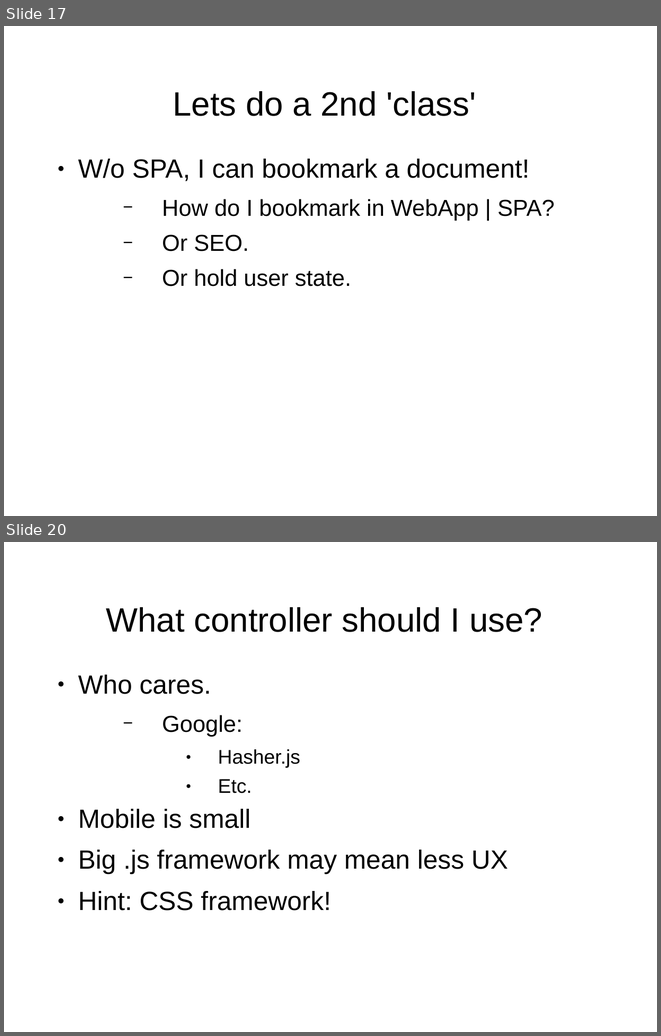
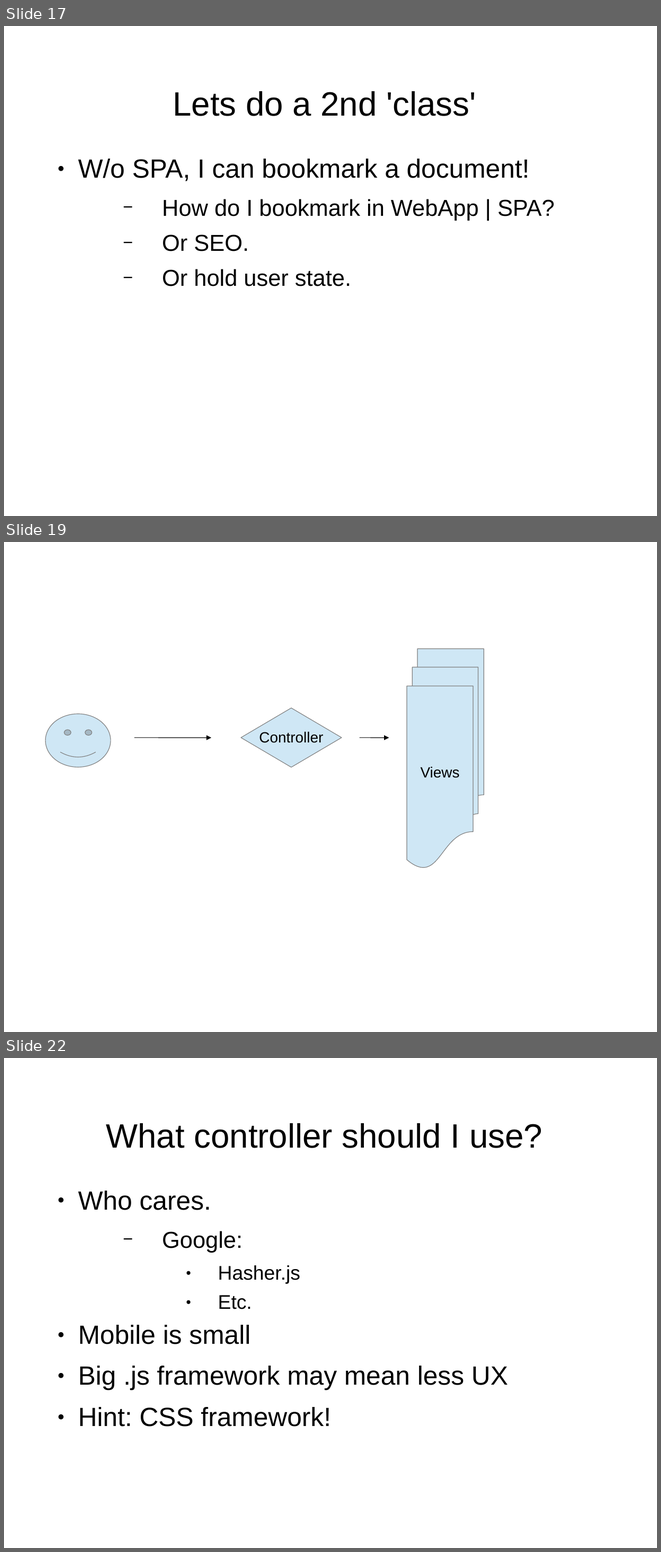
Before and after one commit to puppetMaster3/bikeSheding, a slide deck: training/2of2.ppt. Shown one above the other, each under a label of ours: slides 17 and 20 before the commit, slides 17, 19 and 22 after it; the slides between them are not shown. The pictures are 661x1036 and 661x1552 pixels, drawn with LibreOffice and Linux fonts; fonts in the diff are those of the drawing; background and template pictures are left out. Boxes give left, top, right and bottom in pixels: in the first picture for what was removed or moved away, otherwise in the second. Text is boxed around its words. In the diff, an @@ line names an element or a change of style, - is before the commit and + after.

```diff
--- a/training/2of2.ppt
+++ b/training/2of2.ppt
@@ slide 19 added at [4, 542, 657, 1032], background picture (left out) @@
@@ flow chart multidocument added at [407, 649, 484, 868], fill #CFE7F5, outline #808080 0.74 pt, 18 pt, text #000000 @@
+Views
@@ smiley face added at [45, 714, 111, 767], fill #CFE7F5, outline #808080 0.74 pt @@
@@ diamond added at [241, 708, 342, 767], fill #CFE7F5, outline #808080 0.74 pt, 18 pt, text #000000 @@
+Controller
@@ arrow added from (134, 738) to (211, 738), #000000 0.74 pt @@
@@ arrow added from (360, 738) to (389, 738), #000000 0.74 pt @@
@@ what was slide 20 is now slide 22 @@
```
Also in this commit, not shown: 6 slides changed, 1 other slide added, 1 other file.
